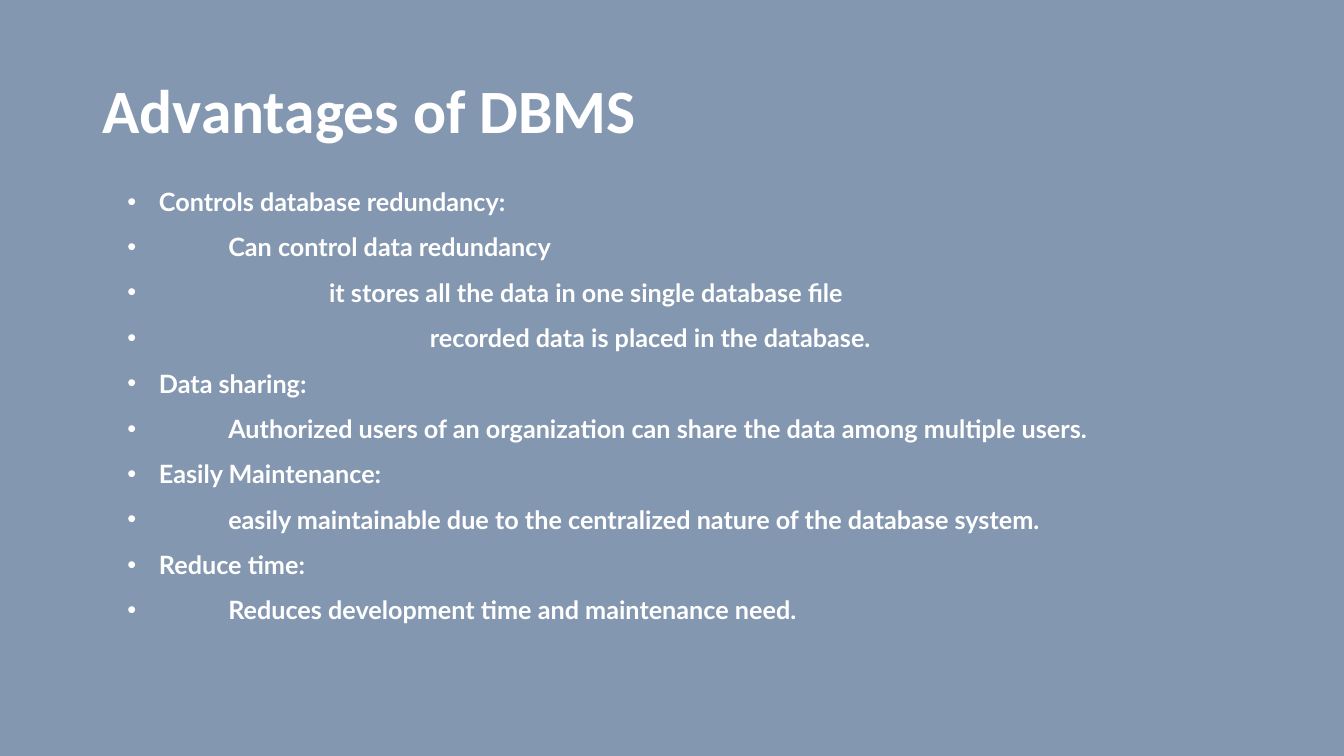
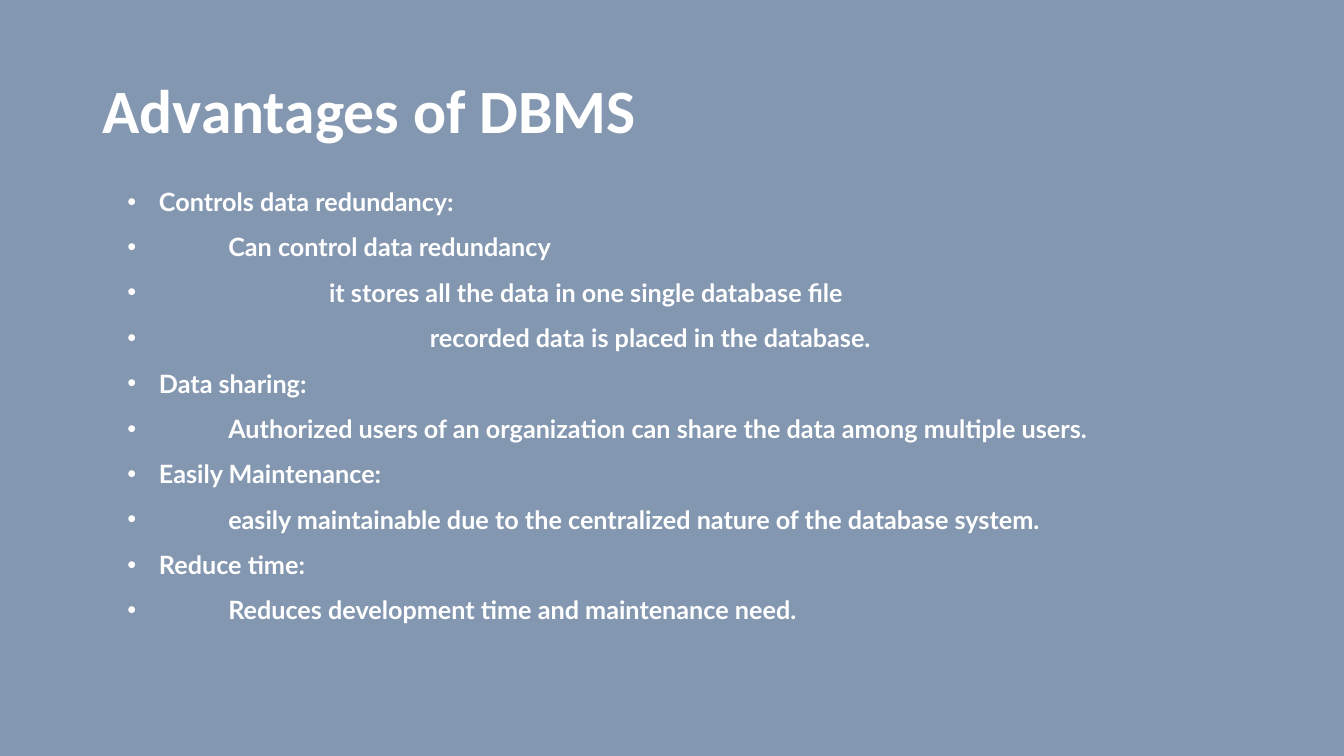
Before and after one commit to vilasvarghese/freshers, a slide deck: slide 28 of Lowes/FreshersDay2.pptx. Drawn at 1344x756 pixels with LibreOffice and Linux fonts; fonts in the diff are those of the drawing. Boxes give left, top, right and bottom in pixels: in the first picture for what was removed or moved away, otherwise in the second. Text is boxed around its words. In the diff, an @@ line names an element or a change of style, - is before the commit and + after.

```diff
--- a/Lowes/FreshersDay2.pptx
+++ b/Lowes/FreshersDay2.pptx
@@ text at (159, 192, 453, 215): text changed @@
-• Controls database redundancy:
+• Controls data redundancy:
```
Also in this commit, not shown: 3 other slides changed, 12 slides added, 59 slides removed, 5 other files.
